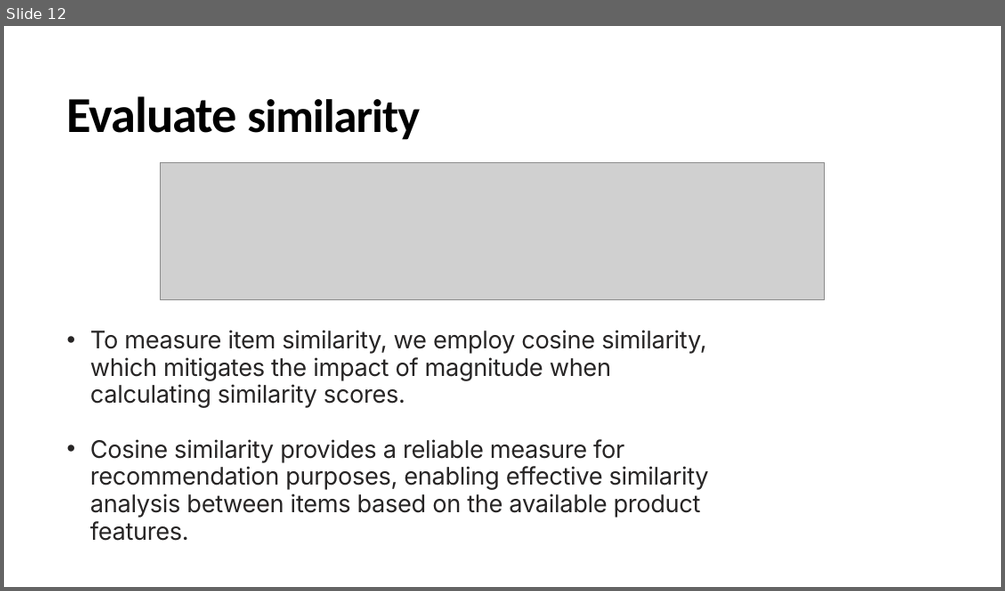
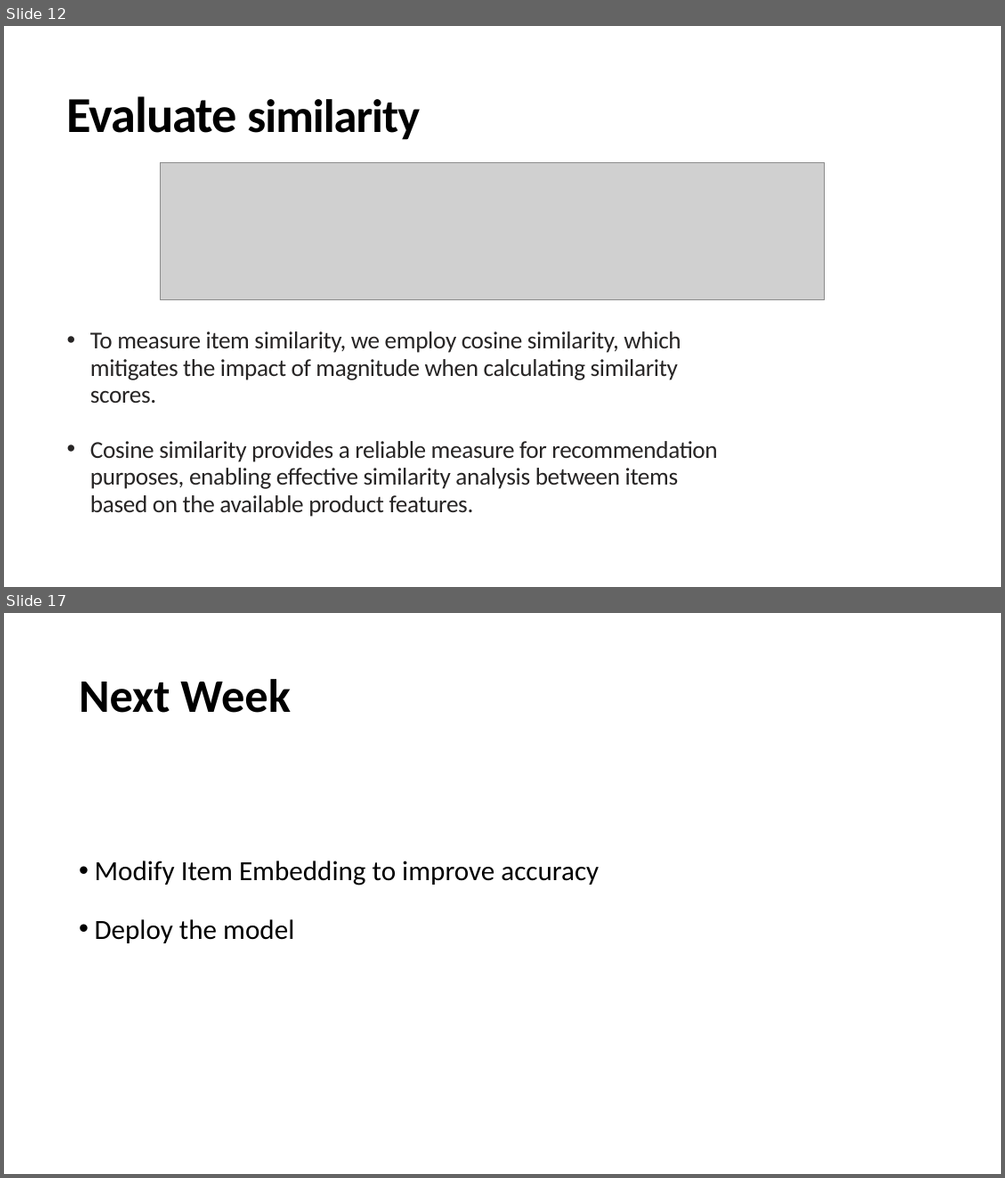
Before and after one commit to ywchen814/ExpoRecSys-Item-Recommendation-with-Flask-API-and-Elasticsearch, a slide deck: Item-Based-Recommendation_Yuwei Chen.pptx. Shown one above the other, each under a label of ours: slide 12 before the commit, slides 12 and 17 after it; the slides between them are not shown. The pictures are 1005x591 and 1005x1178 pixels, drawn with LibreOffice and Linux fonts; fonts in the diff are those of the drawing; grey boxes stand for pictures. Boxes give left, top, right and bottom in pixels: in the first picture for what was removed or moved away, otherwise in the second. Text is boxed around its words. In the diff, an @@ line names an element or a change of style, - is before the commit and + after.

```diff
--- a/Item-Based-Recommendation_Yuwei Chen.pptx
+++ b/Item-Based-Recommendation_Yuwei Chen.pptx
@@ slide 17 added at (x1=4, y1=613, x2=1001, y2=1174), background #FFFFFF @@
@@ title added at (x1=79, y1=679, x2=291, y2=713), 54 pt, text #000000, bold @@
+Next Week
@@ text added at (x1=95, y1=860, x2=599, y2=943), 32 pt, text #000000 @@
+• Modify Item Embedding to improve accuracy
+• Deploy the model
@@ slide 12 changed as well @@
@@ background #F5F5F5 to #FFFFFF @@
@@ text "To measure item similarity, we ..." at (x1=90, y1=331, x2=717, y2=516): font Inter to Calibri @@
```
Also in this commit, not shown: 11 other slides changed, 4 other slides added, 1 slide removed, 2 other files.
